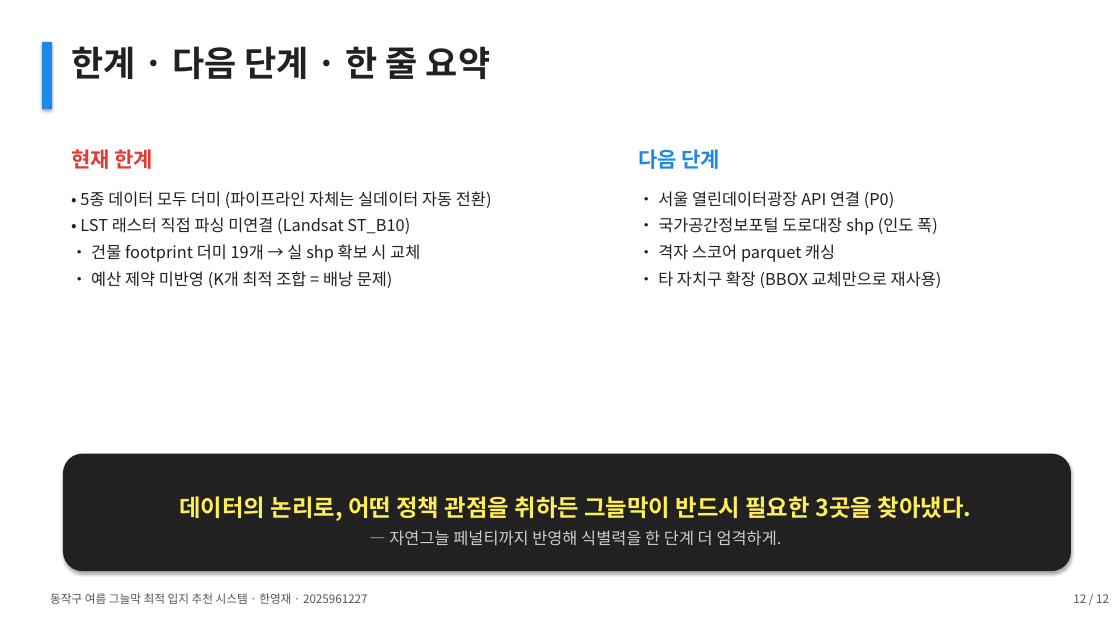
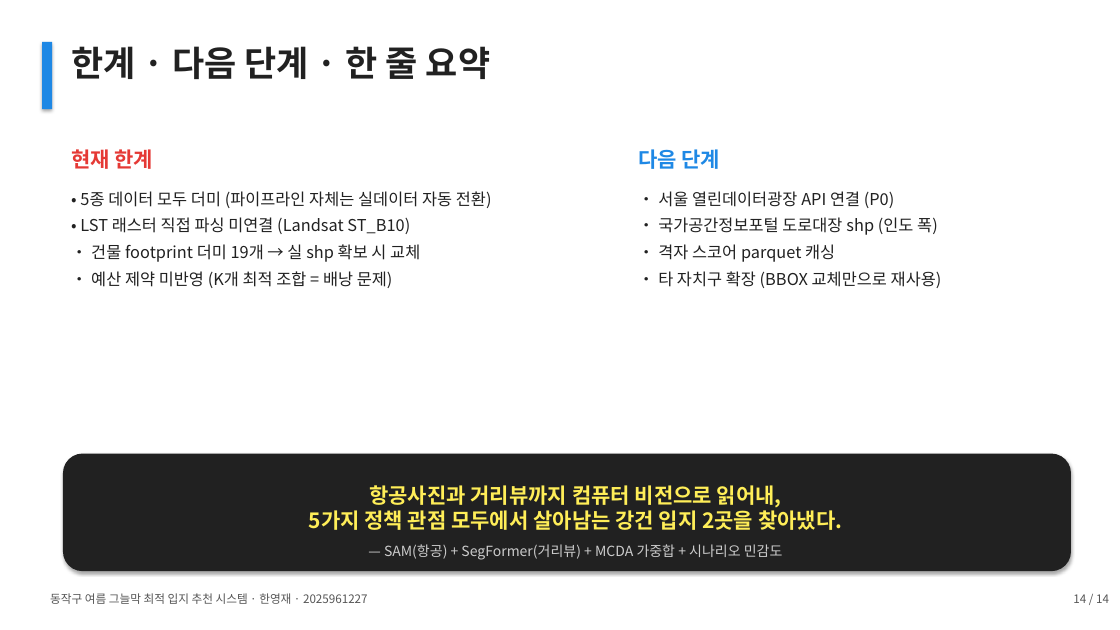
Before and after one commit to thgtot92/project_1, a slide deck: slide 14 of presentation/동작구_그늘막_최종발표.pptx (slide 12 before the commit). Drawn at 1120x630 pixels with LibreOffice and Linux fonts; fonts in the diff are those of the drawing. Boxes give left, top, right and bottom in pixels: in the first picture for what was removed or moved away, otherwise in the second. Text is boxed around its words. In the diff, an @@ line names an element or a change of style, - is before the commit and + after.

```diff
--- a/presentation/동작구_그늘막_최종발표.pptx
+++ b/presentation/동작구_그늘막_최종발표.pptx
@@ text in rounded rectangle at (309, 485, 842, 560): text changed; size 20 to 18 pt @@
-데이터의 논리로, 어떤 정책 관점을 취하든 그늘막이 반드시 필요한 3곳을 찾아냈다.
-— 자연그늘 페널티까지 반영해 식별력을 한 단계 더 엄격하게.
+항공사진과 거리뷰까지 컴퓨터 비전으로 읽어내,
+5가지 정책 관점 모두에서 살아남는 강건 입지 2곳을 찾아냈다.
+— SAM(항공) + SegFormer(거리뷰) + MCDA 가중합 + 시나리오 민감도
@@ text at (1073, 594, 1109, 603): text changed @@
-12 / 12
+14 / 14
```
Also in this commit, not shown: 10 other slides changed, 2 slides added, 24 other files.
